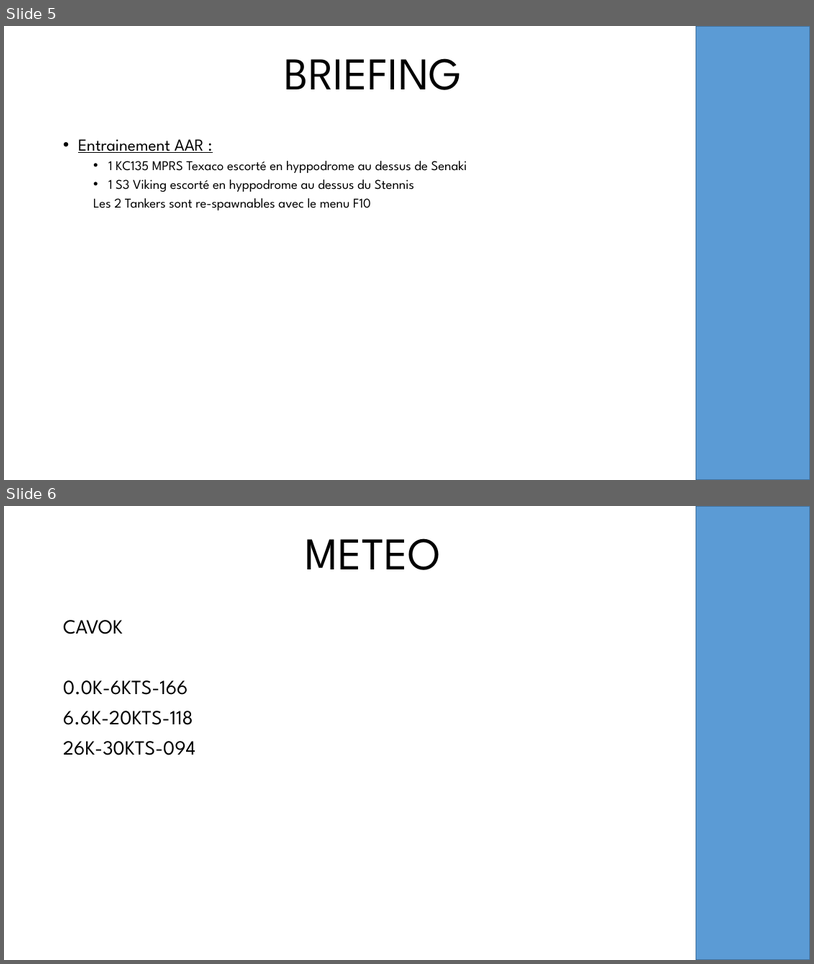
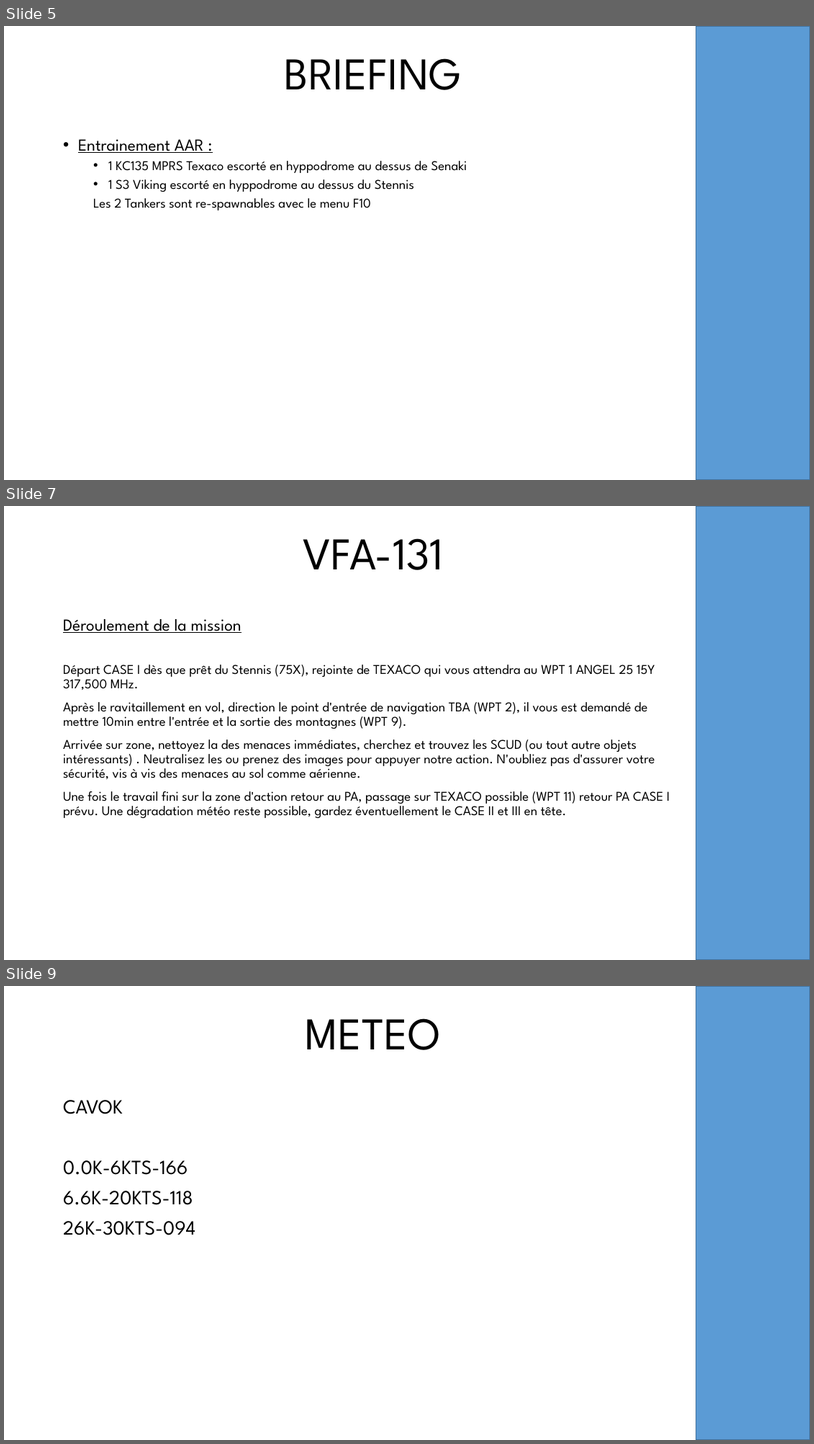
Before and after one commit to oufy-dcs-missions/jtff-missions, a slide deck: cvw7-qualification/briefing.pptx. Shown one above the other, each under a label of ours: slides 5 and 6 before the commit, slides 5, 7 and 9 after it; the slides between them are not shown. The pictures are 814x964 and 814x1444 pixels, drawn with LibreOffice and Linux fonts; fonts in the diff are those of the drawing; background and template pictures are left out. Boxes give left, top, right and bottom in pixels: in the first picture for what was removed or moved away, otherwise in the second. Text is boxed around its words. In the diff, an @@ line names an element or a change of style, - is before the commit and + after.

```diff
--- a/cvw7-qualification/briefing.pptx
+++ b/cvw7-qualification/briefing.pptx
@@ slide 7 added at [4,506,810,960], background picture (left out); not listed: 1 template element that a slide beside it also shows @@
@@ title added at [303,538,444,570], 54 pt, text #000000 @@
+VFA-131
@@ text added at [63,619,670,818], 16 pt, text #000000 @@
+Déroulement de la mission
+Départ CASE I dès que prêt du Stennis (75X), rejointe de TEXACO qui vous attendra au WPT 1 ANGEL 25 15Y 317,500 MHz.
+Après le ravitaillement en vol, direction le point d'entrée de navigation TBA (WPT 2), il vous est demandé de mettre 10min entre l'entrée et la sortie des montagnes (WPT 9).
+Arrivée sur zone, nettoyez la des menaces immédiates, cherchez et trouvez les SCUD (ou tout autre objets intéressants) . Neutralisez les ou prenez des images pour appuyer notre action. N'oubliez pas d'assurer votre sécurité, vis à vis des menaces au sol comme aérienne.
+Une fois le travail fini sur la zone d'action retour au PA, passage sur TEXACO possible (WPT 11) retour PA CASE I prévu. Une dégradation météo reste possible, gardez éventuellement le CASE II et III en tête.
@@ what was slide 6 is now slide 9 @@
```
Also in this commit, not shown: 1 slide changed, 2 other slides added, 2 other files.
